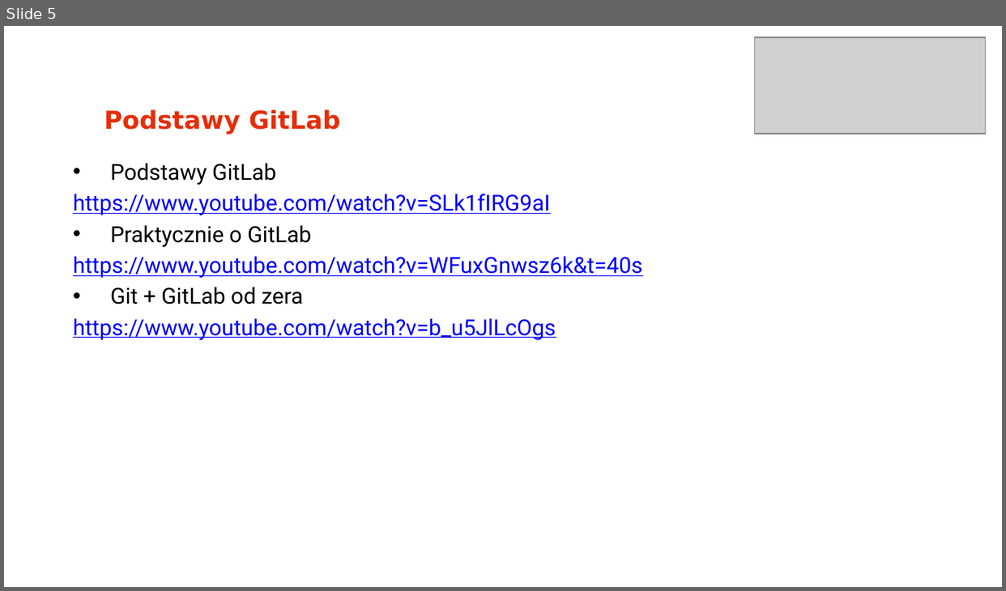
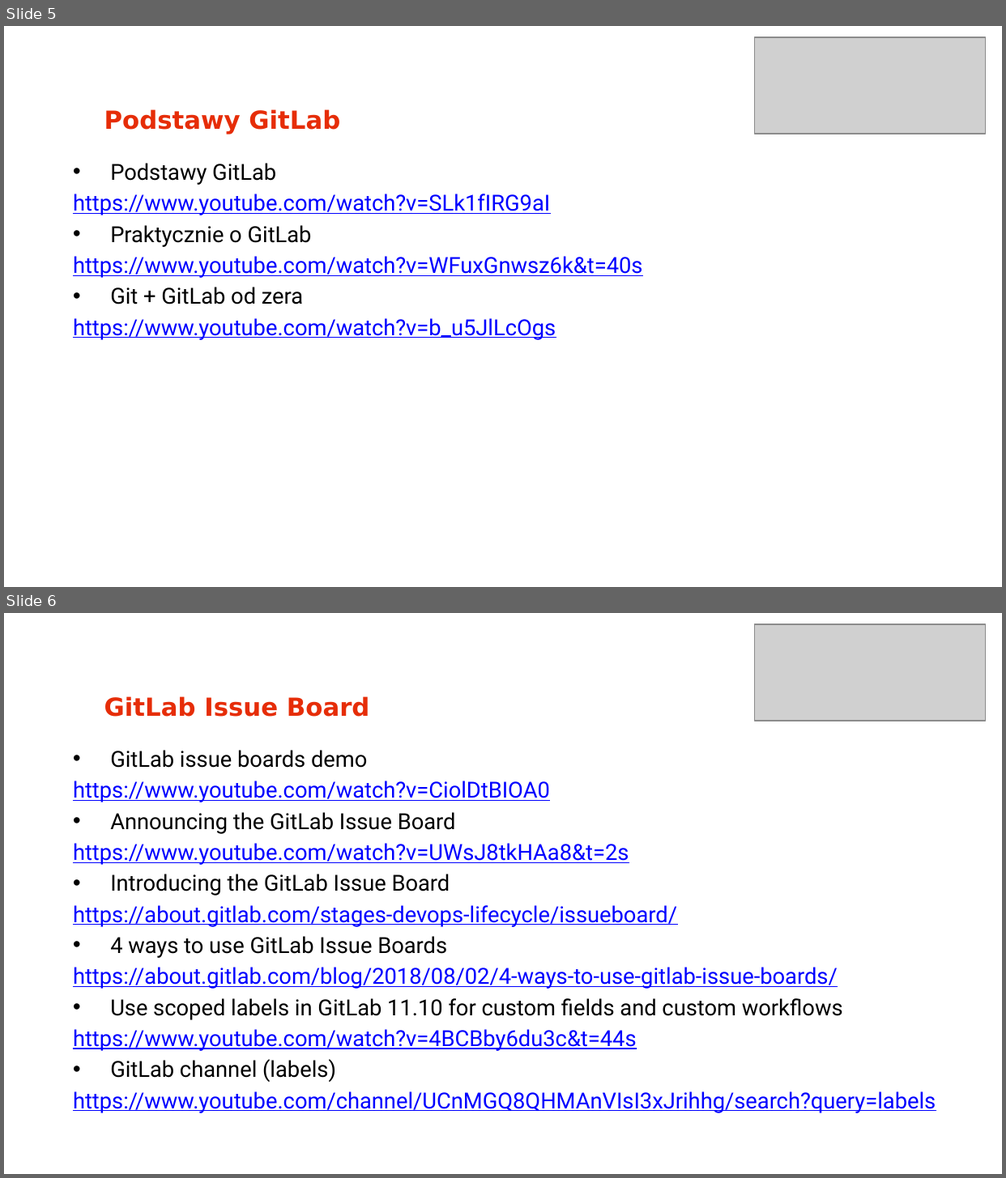
Before and after one commit to arturkwiek/gitlab-tutorial, a slide deck: 00. Git - tutorial - Zasoby sieciowe (sznurki).pptx. Shown one above the other, each under a label of ours: slide 5 before the commit, slides 5 and 6 after it. The pictures are 1006x591 and 1006x1178 pixels, drawn with LibreOffice and Linux fonts; fonts in the diff are those of the drawing; grey boxes stand for pictures; background and template pictures are left out. Boxes give left, top, right and bottom in pixels: in the first picture for what was removed or moved away, otherwise in the second. Text is boxed around its words. In the diff, an @@ line names an element or a change of style, - is before the commit and + after.

```diff
--- a/00. Git - tutorial - Zasoby sieciowe (sznurki).pptx
+++ b/00. Git - tutorial - Zasoby sieciowe (sznurki).pptx
@@ slide 6 added at bbox=[4, 613, 1002, 1174], background picture (left out) @@
@@ picture added at bbox=[754, 624, 985, 721] @@
@@ text added at bbox=[104, 696, 370, 717], 18 pt, text #E62D08, bold @@
+GitLab Issue Board
@@ text added at bbox=[73, 750, 936, 1114], 16 pt, text #0000FF, underline @@
+• GitLab issue boards demo
+https://www.youtube.com/watch?v=CiolDtBIOA0
+• Announcing the GitLab Issue Board
+https://www.youtube.com/watch?v=UWsJ8tkHAa8&t=2s
+• Introducing the GitLab Issue Board
+https://about.gitlab.com/stages-devops-lifecycle/issueboard/
+• 4 ways to use GitLab Issue Boards
+https://about.gitlab.com/blog/2018/08/02/4-ways-to-use-gitlab-issue-boards/
+• Use scoped labels in GitLab 11.10 for custom fields and custom workflows
+https://www.youtube.com/watch?v=4BCBby6du3c&t=44s
+• GitLab channel (labels)
+https://www.youtube.com/channel/UCnMGQ8QHMAnVIsI3xJrihhg/search?query=labels
```
Also in this commit, not shown: 1 other slide added.
